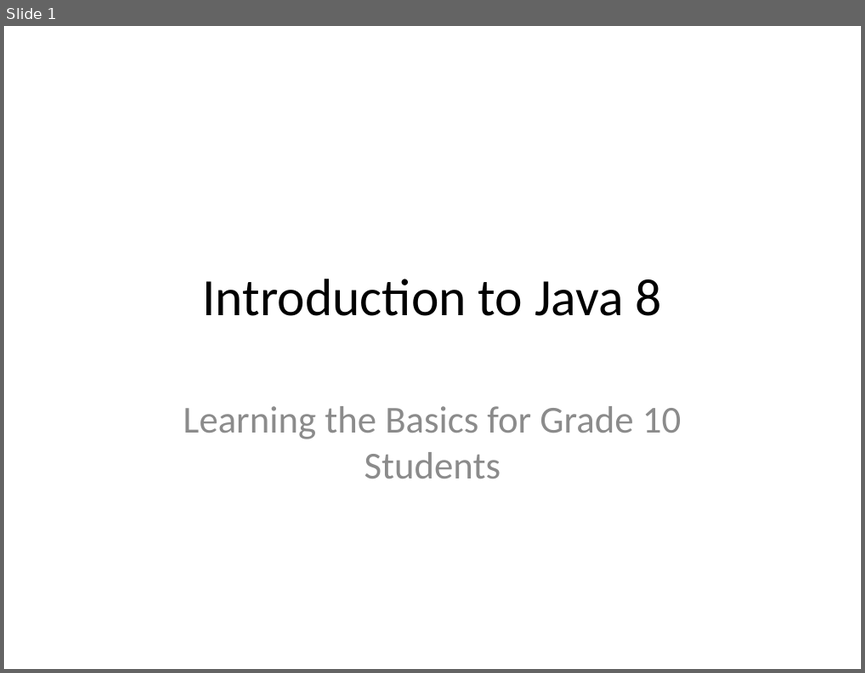
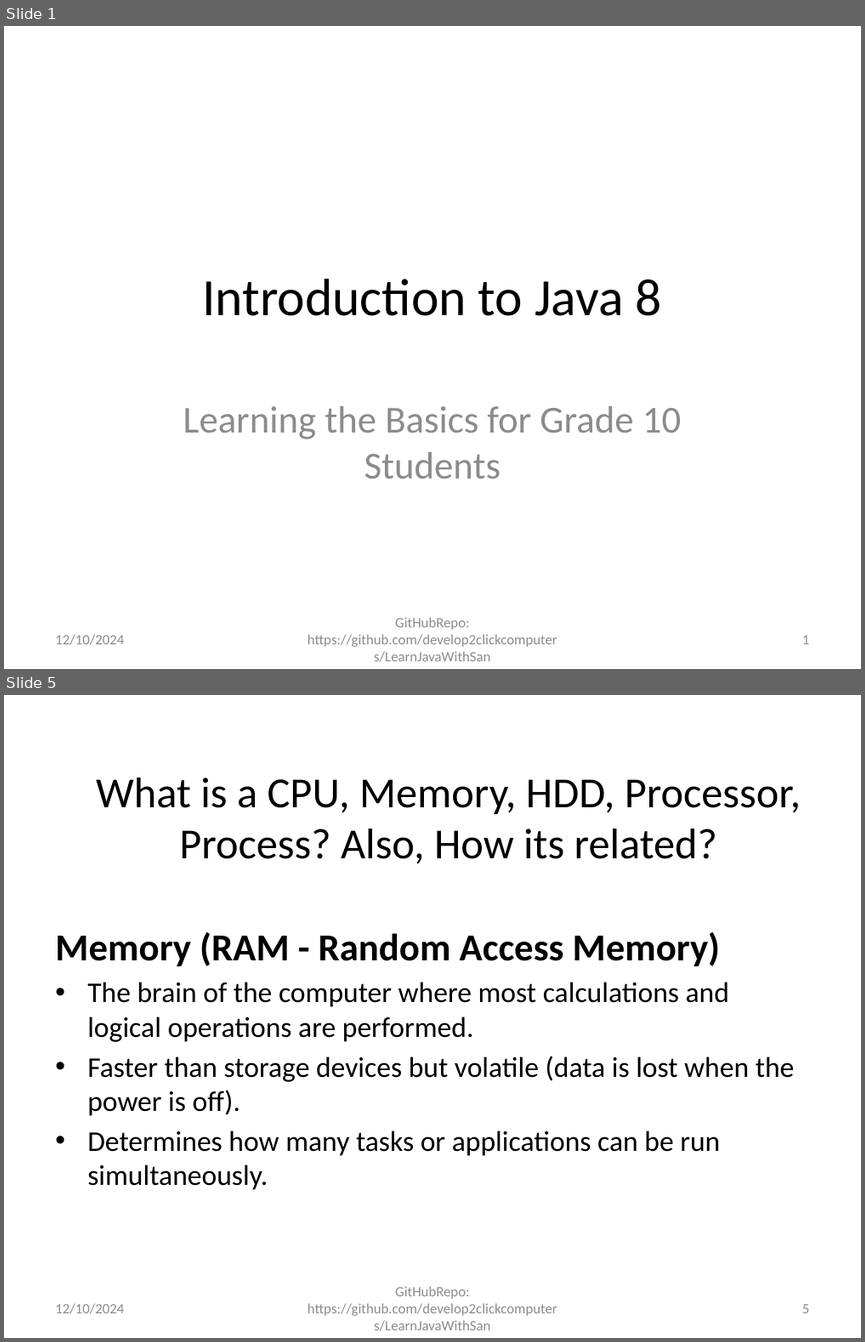
Before and after one commit to develop2clickcomputers/LearnJavaWithSan, a slide deck: Introduction_to_Java_8_for_Grade_10_Students.pptx. Shown one above the other, each under a label of ours: slide 1 before the commit, slides 1 and 5 after it; the slides between them are not shown. The pictures are 865x673 and 865x1342 pixels, drawn with LibreOffice and Linux fonts; fonts in the diff are those of the drawing. Boxes give left, top, right and bottom in pixels: in the first picture for what was removed or moved away, otherwise in the second. Text is boxed around its words. In the diff, an @@ line names an element or a change of style, - is before the commit and + after.

```diff
--- a/Introduction_to_Java_8_for_Grade_10_Students.pptx
+++ b/Introduction_to_Java_8_for_Grade_10_Students.pptx
@@ slide 5 added at [4,695,861,1338], background #FFFFFF @@
@@ title added at [96,777,800,864], 36 pt, text #000000 @@
+What is a CPU, Memory, HDD, Processor, Process? Also, How its related?
@@ text added at [55,932,794,1190], 24 pt, text #000000 @@
+Memory (RAM - Random Access Memory)
+• The brain of the computer where most calculations and logical operations are performed.
+• Faster than storage devices but volatile (data is lost when the power is off).
+• Determines how many tasks or applications can be run simultaneously.
@@ text added at [55,1303,124,1314], 12 pt, text #8C8C8C @@
+12/10/2024
@@ text added at [307,1286,557,1331], 12 pt, text #8C8C8C @@
+GitHubRepo: https://github.com/develop2clickcomputers/LearnJavaWithSan
@@ page number added at [802,1304,809,1313], 12 pt, text #8C8C8C @@
+5
@@ slide 1 changed as well @@
@@ text added at [55,634,124,645], 12 pt, text #8C8C8C @@
+12/10/2024
@@ text added at [307,617,557,662], 12 pt, text #8C8C8C @@
+GitHubRepo: https://github.com/develop2clickcomputers/LearnJavaWithSan
@@ page number added at [802,635,809,644], 12 pt, text #8C8C8C @@
+1
```
Also in this commit, not shown: 9 other slides changed, 8 other slides added.
